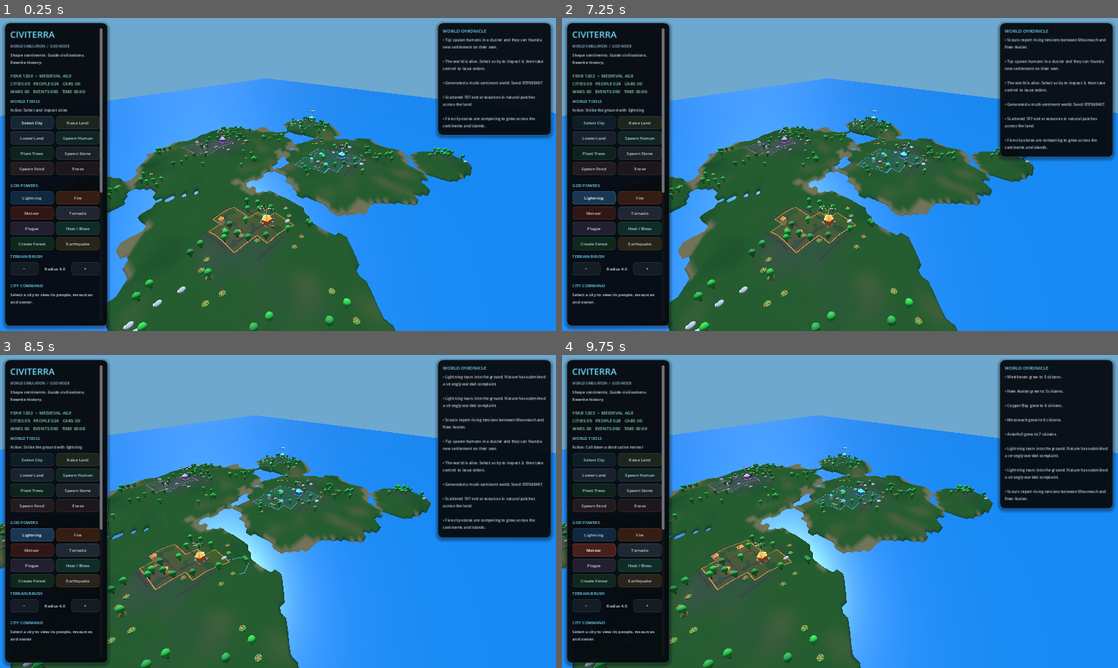
Above: before the commit, frames 1-4 (two rows, left to right).
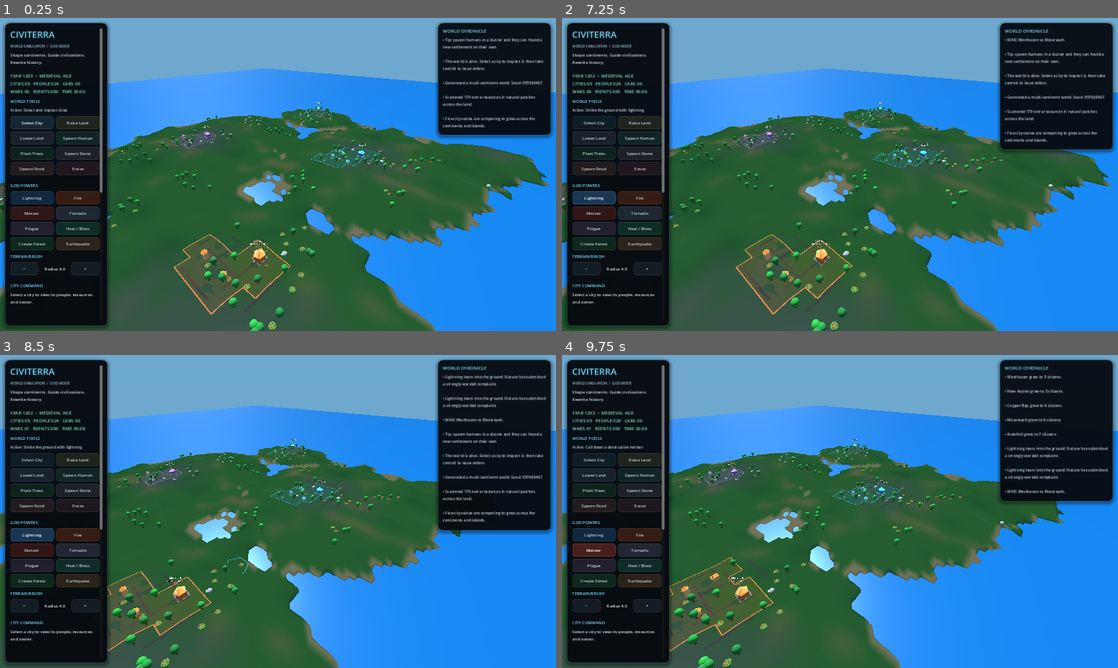
Above: after the commit, the same moments.

Repository: yoimdoingstuff/citysandbox
Game: Godot game, scene res://main.tscn
The game is run twice, just before and just after one commit, with the same random seed, the same clock (stepped at 60 frames per second) and the same inputs.
Inputs (mouse positions are in pixels of both pictures, inside the frame that each line leads up to):
- Up to frame 1 (0.25 s): no input
- Up to frame 2 (7.25 s): click "Select City" at 0.5 s; click "Raise Land" at 1.25 s; click "Lower Land" at 2 s; click "Spawn Human" at 2.75 s; click "Select City" at 3.5 s; click "Plant Trees" at 4.25 s; click "Spawn Stone" at 5 s; click "Spawn Food" at 5.75 s; click "Lightning" at 6.5 s
- Up to frame 3 (8.5 s): move the mouse to (400, 495) at 7.27 s; hold D 7.28-8 s; click (400, 495) at 7.42 s; drag from (166, 527) to (250, 574) at 8.02 s
- Up to frame 4 (9.75 s): click "Fire" at 8.75 s; click "Meteor" at 9.5 s

The runs differ from the first frame. In frame 1, 22% of the frame differs, in the area x 0-100%, y 16-100%; in frame 2, 24%, in the area x 0-100%, y 6-100%; in frame 3, 20%; in frame 4, 19%.

Commit message:
Expand the world and migrate existing terrain saves

Diff:
--- a/main.gd
+++ b/main.gd
@@ -1,7 +1,7 @@
 extends Node3D
 
-const TERRAIN_RES: int = 161
-const TERRAIN_SIZE: float = 160.0
+const TERRAIN_RES: int = 241
+const TERRAIN_SIZE: float = 256.0
 const TERRAIN_LOD_STEPS: Array[int] = [1, 2, 4, 8]
 const MAX_CITIES: int = 10
 const MAX_PEOPLE: int = 800
@@ -14,7 +14,9 @@
 const SECONDS_PER_YEAR: float = 3.0
 const TERRITORY_CELL_SIZE: float = 4.0
 const SAVE_PATH: String = "user://civiterra_world.json"
-const SAVE_VERSION: int = 1
+const SAVE_VERSION: int = 2
+const MISSILE_UNLOCK_YEAR: int = 1945
+const ERA_SKIP_YEARS: Array[int] = [1200, 1450, 1780, 1880, 1950, 2000, 2026]
 
 var terrain: MeshInstance3D
 var terrain_material: StandardMaterial3D
@@ -43,6 +45,9 @@
 var citizen_infection_marker_mesh: SphereMesh
 var citizen_infection_marker_material: StandardMaterial3D
 var last_detail_signature: String = ""
+var territory_refresh_pending: bool = false
+var territory_refresh_timer: float = 0.0
+var city_defence_timer: float = 0.0
 var armies: Array = []
 var missiles: Array = []
 var explosions: Array = []
@@ -102,6 +107,11 @@
 var pause_button: Button
 var speed_button: Button
 var control_button: Button
+var missile_button: Button
+var invasion_button: Button
+var ceasefire_button: Button
+var era_skipper: OptionButton
+var city_context_panel: PanelContainer
 var tool_buttons: Dictionary = {}
 
 
@@ -273,9 +283,6 @@
 	coastline_noise.seed = world_seed + 33191
 	coastline_noise.frequency = 0.052
 	coastline_noise.fractal_octaves = 2
-
-	# Separate climate fields add broad wet/dry and warm/cold regions without
-	# requiring image textures or extra materials.
 	terrain_moisture_noise = FastNoiseLite.new()
 	terrain_moisture_noise.seed = world_seed + 51713
 	terrain_moisture_noise.frequency = 0.032
@@ -285,25 +292,15 @@
 	terrain_temperature_noise.frequency = 0.024
 	terrain_temperature_noise.fractal_octaves = 2
 
-	# Broad elliptical landmasses create separate continents. Noise roughens
-	# their coastlines, while the elevation fields add hills and high ground.
+	# Scaled landmasses provide room for larger cities and expanding suburbs.
 	var continent_centers: Array[Vector2] = [
-		Vector2(-31.0, -20.0),
-		Vector2(40.0, -20.0),
-		Vector2(2.0, 39.0),
-		Vector2(-63.0, 24.0),
-		Vector2(63.0, 45.0),
-		Vector2(-61.0, -54.0)
+		Vector2(-43.0, -27.0), Vector2(56.0, -28.0), Vector2(3.0, 53.0),
+		Vector2(-85.0, 32.0), Vector2(85.0, 61.0), Vector2(-82.0, -73.0)
 	]
 	var continent_radii: Array[Vector2] = [
-		Vector2(37.0, 31.0),
-		Vector2(28.0, 38.0),
-		Vector2(44.0, 32.0),
-		Vector2(16.0, 21.0),
-		Vector2(14.0, 17.0),
-		Vector2(15.0, 13.0)
+		Vector2(55.5, 46.5), Vector2(42.0, 57.0), Vector2(66.0, 48.0),
+		Vector2(24.0, 31.5), Vector2(21.0, 25.5), Vector2(22.5, 19.5)
 	]
-
 	for z_index in range(TERRAIN_RES):
 		var row: Array = []
 		for x_index in range(TERRAIN_RES):
@@ -315,19 +312,16 @@
 					(x - continent_centers[continent_index].x) / continent_radii[continent_index].x,
 					(z - continent_centers[continent_index].y) / continent_radii[continent_index].y
 				)
-				var score: float = 1.0 - relative.length()
-				continent_score = max(continent_score, score)
+				continent_score = maxf(continent_score, 1.0 - relative.length())
 			var land_score: float = continent_score + coastline_noise.get_noise_2d(x, z) * 0.18
 			var broad_value: float = broad_noise.get_noise_2d(x, z)
 			var detail_value: float = detail_noise.get_noise_2d(x, z)
 			var h: float
 			if land_score > -0.025:
-				var land_strength: float = clamp((land_score + 0.025) / 0.92, 0.0, 1.0)
+				var land_strength: float = clampf((land_score + 0.025) / 0.92, 0.0, 1.0)
 				h = WATER_LEVEL + 0.18 + land_strength * 5.5 + broad_value * 1.25 + maxf(0.0, detail_value) * 0.35
-				# Keep the generated shoreline just above the water plane.
 				h = maxf(WATER_LEVEL + 0.06, h)
 			else:
-				# The underwater seabed stays low and relatively calm.
 				h = WATER_LEVEL - 0.90 + broad_value * 0.16
 			row.append(h)
 		terrain_heights.append(row)
@@ -629,11 +623,11 @@
 		return Vector3(1000.0, 0.0, 1000.0)
 
 	var half_size: float = TERRAIN_SIZE * 0.5
-	var step_size: float = 0.45
+	var step_size: float = 0.70
 	var previous_t: float = 0.0
 	var previous_difference: float = 0.0
 	var was_inside: bool = false
-	for step_index in range(1, 1201):
+	for step_index in range(1, 1401):
 		var ray_t: float = float(step_index) * step_size
 		var point: Vector3 = ray_origin + ray_direction * ray_t
 		if abs(point.x) > half_size or abs(point.z) > half_size:
@@ -844,11 +838,11 @@
 	# Start across the major continents and a few smaller islands so the map
 	# immediately feels like a world with room for competing civilizations.
 	var starts: Array[Vector2] = [
-		Vector2(-25.0, -18.0),
-		Vector2(28.0, -20.0),
-		Vector2(2.0, 38.0),
-		Vector2(-63.0, 24.0),
-		Vector2(63.0, 45.0)
+		Vector2(-34.0, -24.0),
+		Vector2(38.0, -27.0),
+		Vector2(3.0, 51.0),
+		Vector2(-85.0, 32.0),
+		Vector2(85.0, 61.0)
 	]
 	var populations: Array[int] = [6, 5, 5, 4, 4]
 	for i in range(starts.size()):
@@ -4065,6 +4059,7 @@
 
 	var save_data: Dictionary = {
 		"version": SAVE_VERSION,
+		"terrain_size": TERRAIN_SIZE,
 		"world_seed": world_seed,
 		"game_clock": game_clock,
 		"terrain_heights": terrain_heights,
@@ -4092,6 +4087,31 @@
 	_log("WORLD SAVED: Terrain, cities, people, resources, city damage, rubble, camera, and simulation time saved locally.")
 
 
+func _adapt_saved_heightmap(saved_heights: Array, saved_world_size: float) -> Array:
+	if saved_heights.size() == TERRAIN_RES and is_equal_approx(saved_world_size, TERRAIN_SIZE):
+		return saved_heights
+	var result: Array = terrain_heights.duplicate(true)
+	var old_resolution: int = saved_heights.size()
+	if old_resolution < 2 or saved_world_size <= 0.0:
+		return result
+	var old_half: float = saved_world_size * 0.5
+	for z_index in range(TERRAIN_RES):
+		var world_z: float = (float(z_index) / float(TERRAIN_RES - 1) - 0.5) * TERRAIN_SIZE
+		if absf(world_z) > old_half:
+			continue
+		var old_z: int = clampi(roundi((world_z / saved_world_size + 0.5) * float(old_resolution - 1)), 0, old_resolution - 1)
+		var row: Array = result[z_index]
+		var saved_row: Array = saved_heights[old_z]
+		for x_index in range(TERRAIN_RES):
+			var world_x: float = (float(x_index) / float(TERRAIN_RES - 1) - 0.5) * TERRAIN_SIZE
+			if absf(world_x) > old_half:
+				continue
+			var old_x: int = clampi(roundi((world_x / saved_world_size + 0.5) * float(old_resolution - 1)), 0, old_resolution - 1)
+			row[x_index] = float(saved_row[old_x])
+		result[z_index] = row
+	return result
+
+
 func _load_world() -> void:
 	if not FileAccess.file_exists(SAVE_PATH):
 		_log("LOAD FAILED: No saved world exists yet. Use Save World first.")
@@ -4106,17 +4126,19 @@
 		_log("LOAD FAILED: The save file is invalid or corrupted.")
 		return
 	var save_data: Dictionary = parsed
-	if int(save_data.get("version", 0)) != SAVE_VERSION:
+	var save_version: int = int(save_data.get("version", 1))
+	if save_version < 1 or save_version > SAVE_VERSION:
 		_log("LOAD FAILED: This save uses an unsupported version.")
 		return
-
 	var raw_heights: Variant = save_data.get("terrain_heights", [])
-	if typeof(raw_heights) != TYPE_ARRAY or raw_heights.size() != TERRAIN_RES:
+	if typeof(raw_heights) != TYPE_ARRAY or raw_heights.size() < 32:
 		_log("LOAD FAILED: The save has an incompatible terrain grid.")
 		return
+	var saved_height_resolution: int = raw_heights.size()
+	var saved_terrain_size: float = float(save_data.get("terrain_size", 160.0 if save_version == 1 else TERRAIN_SIZE))
 	var restored_heights: Array = []
 	for raw_row in raw_heights:
-		if typeof(raw_row) != TYPE_ARRAY or raw_row.size() != TERRAIN_RES:
+		if typeof(raw_row) != TYPE_ARRAY or raw_row.size() != saved_height_resolution:
 			_log("LOAD FAILED: The saved terrain grid is incomplete.")
 			return
 		var row: Array = []
@@ -4139,7 +4161,7 @@
 	world_seed = int(save_data.get("world_seed", 14029))
 	seed(world_seed)
 	_generate_terrain_heights() # Refresh climate noise from the saved seed.
-	terrain_heights = restored_heights
+	terrain_heights = _adapt_saved_heightmap(restored_heights, saved_terrain_size)
 	_rebuild_terrain()
 	game_clock = float(save_data.get("game_clock", 0.0))
 	city_events_total = int(save_data.get("city_events_total", 0))
